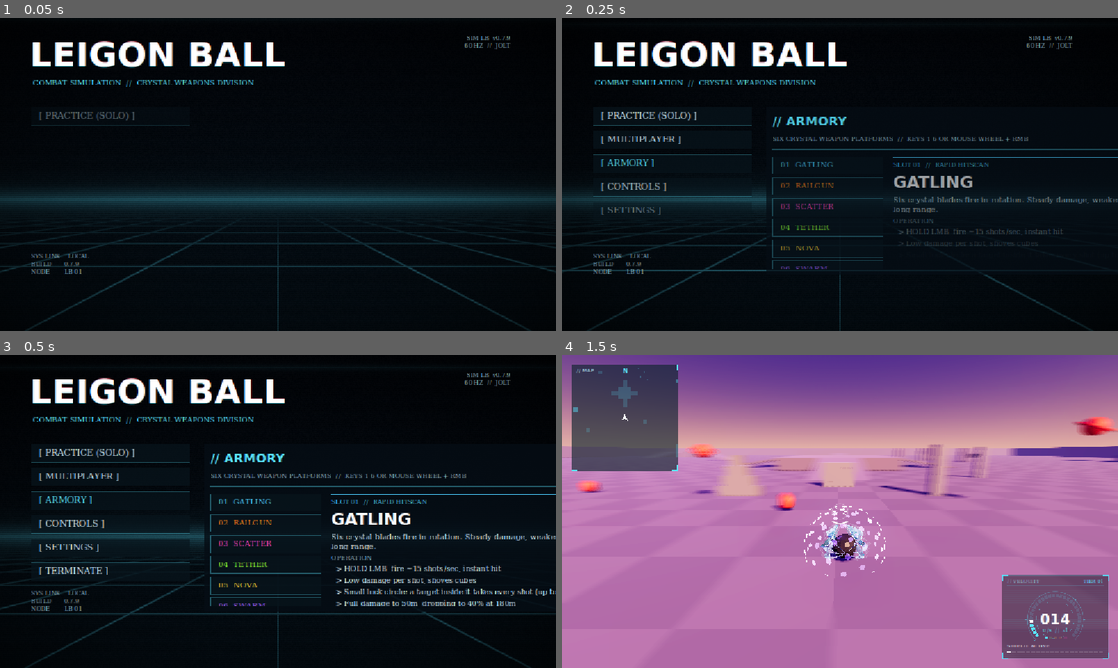
Above: before the commit, frames 1-4 (two rows, left to right).
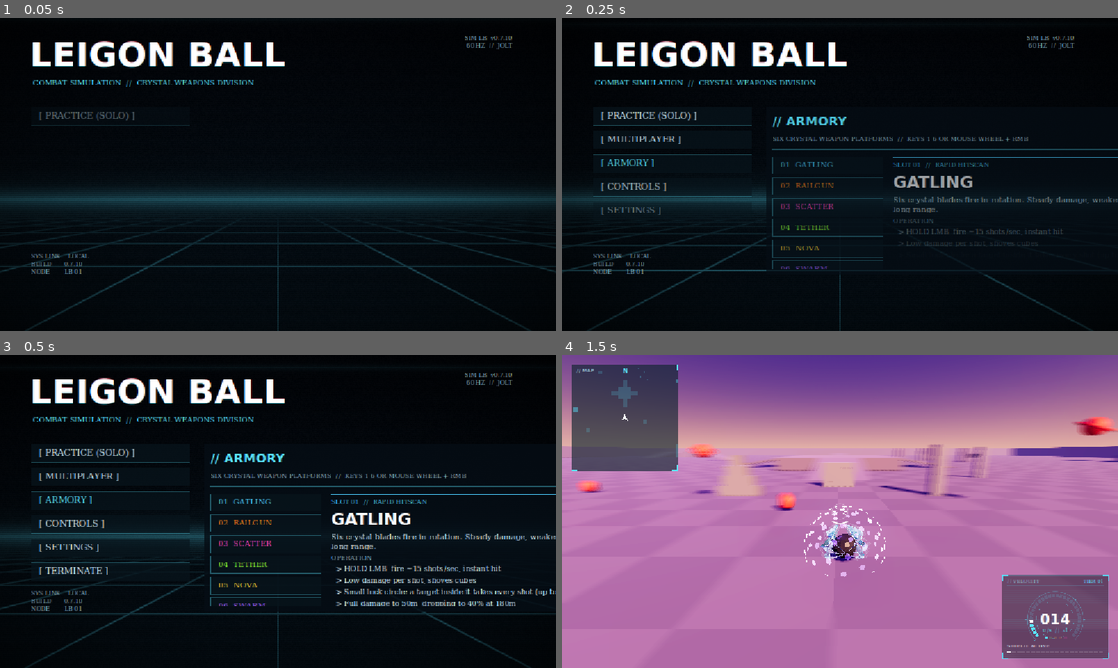
Above: after the commit, the same moments.

Repository: JumpYbutSchooled/Legion-Ball-
Game: Godot game, scene res://scenes/boot.tscn
Two runs of this game, one before a commit and one after it. Both use one fixed random seed, a clock stepped at 60 frames per second and the inputs below.
Inputs (mouse positions are in pixels of both pictures, inside the frame that each line leads up to):
- Up to frame 1 (0.05 s): no input
- Up to frame 2 (0.25 s): no input
- Up to frame 3 (0.5 s): no input
- Up to frame 4 (1.5 s): click "[ PRACTICE (SOLO) ]" at 0.5 s; move the mouse to (962, 495) at 1.27 s; hold D (move_right) from 1.28 s (still down); tap Q (block) at 1.35 s; click (962, 495) at 1.42 s

The runs differ from the first frame. In frame 1, 0.2% of the frame differs, in the area x 13-93%, y 5-80%; in frame 2, 0.2%; in frame 3, 0.2%; in frame 4, nothing differs.

Commit message:
Release v0.7.10

Diff:
--- a/scripts/explosion.gd
+++ b/scripts/explosion.gd
@@ -13,6 +13,8 @@
 
 @export var radius := 7.0
 @export var damage := 12.0
+## Full damage anywhere in the radius instead of falling off toward the edge.
+@export var full_damage := false
 ## Outward impulse on rigid bodies at the center (falls to 0 at the edge).
 @export var force := 30.0
 @export var color := Color(1.0, 0.5, 0.1)
@@ -106,9 +108,10 @@
 		if stagger_time > 0.0 and body.has_method("stagger"):
 			body.call("stagger", stagger_time)
 		if damage > 0.0 and body.has_method("take_hit"):
-			body.call("take_hit", damage * falloff, body_pos, dir)
+			var dealt := damage if full_damage else damage * falloff
+			body.call("take_hit", dealt, body_pos, dir)
 			if manager:
-				manager.call("report_damage", body, damage * falloff, body_pos)
+				manager.call("report_damage", body, dealt, body_pos)
 		if body.has_method("receive_impulse"):
 			# Players are pushed through the network.
 			body.call("receive_impulse", (dir + Vector3.UP * 0.4).normalized() * force * falloff)
--- a/scripts/weapons/tether.gd
+++ b/scripts/weapons/tether.gd
@@ -10,7 +10,7 @@
 ## Holding fire while nothing's in range keeps trying: the moment something under the
 ## crosshair comes into range, it hooks.
 ## Slam: while hooked (or just after letting go), hit the ground coming down fast enough
-## and it detonates round you, bigger the faster you land.
+## and it detonates round you, bigger the faster you land. Anyone caught in it dies.
 ## Combos: reel into a target and finish with Scatter; fling off a wall into a dash.
 
 const LaserShader := preload("res://shaders/dash_laser.gdshader")
@@ -45,6 +45,9 @@
 @export var slam_full_speed := 60.0
 ## Seconds after letting go that a landing still counts as a slam.
 @export var slam_grace := 1.0
+## Slam damage anywhere in the blast. x4 online (ball.gd PVP_DAMAGE_SCALE) is 100, a full
+## health bar: one shot. Shields and spawn protection still stop it.
+@export var slam_damage := 25.0
 
 ## 0 slack .. 1 at max pull.
 var tension := 0.0
@@ -152,7 +155,8 @@
 		"position": pos + Vector3.UP * 0.3,
 		"color": color,
 		"radius": lerpf(6.0, 14.0, k),
-		"damage": lerpf(3.0, 9.0, k),
+		"damage": slam_damage,
+		"full_damage": true,
 		"force": lerpf(25.0, 60.0, k),
 		"spark_count": int(lerpf(150.0, 400.0, k)),
 		"spark_speed": lerpf(20.0, 38.0, k),
Not shown, changed: version.txt
